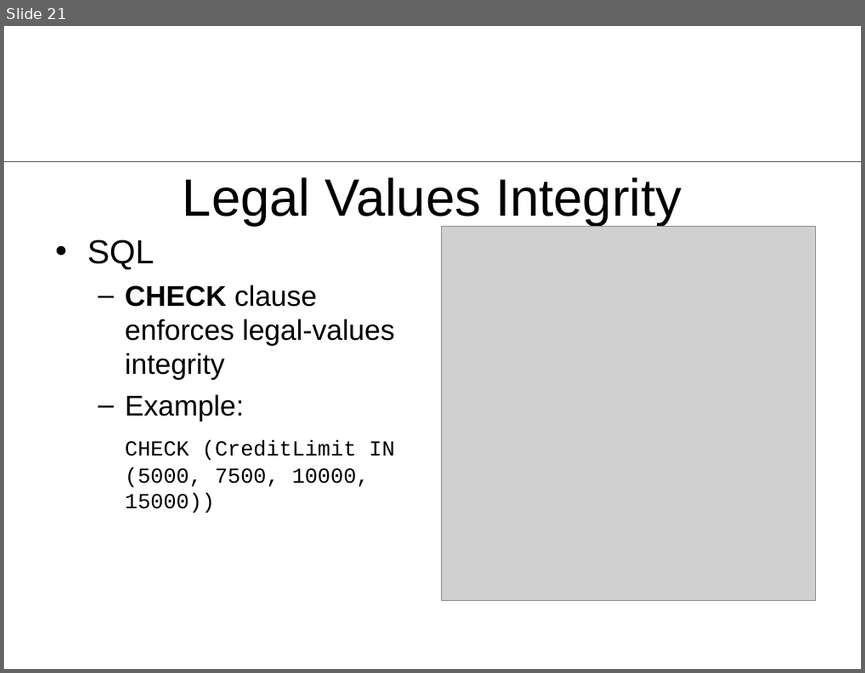
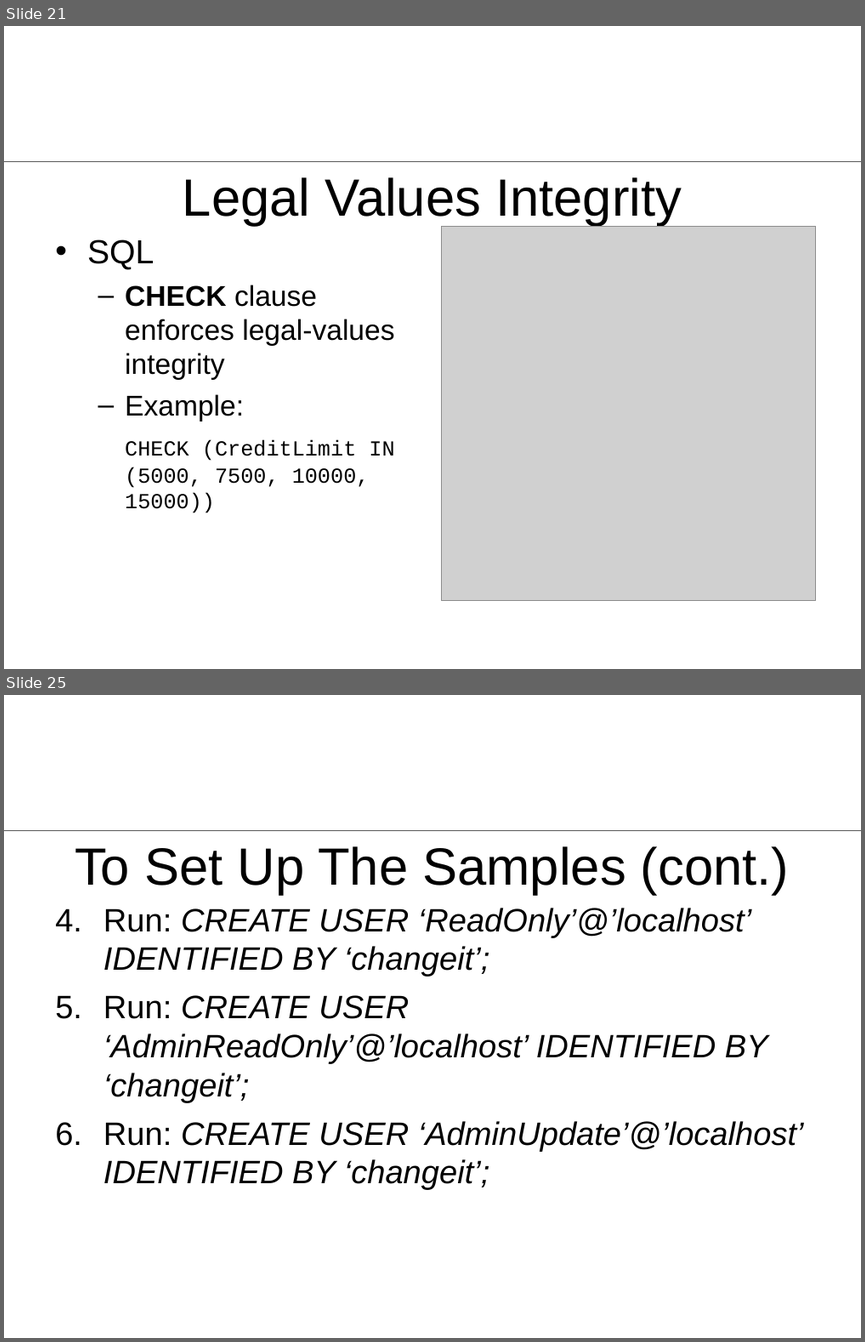
Before and after one commit to rhildred/ActiveRecord, a slide deck: docs/ActiveRecord.ppt. Shown one above the other, each under a label of ours: slide 21 before the commit, slides 21 and 25 after it; the slides between them are not shown. The pictures are 865x673 and 865x1342 pixels, drawn with LibreOffice and Linux fonts; fonts in the diff are those of the drawing; grey boxes stand for pictures; background and template pictures are left out. Boxes give left, top, right and bottom in pixels: in the first picture for what was removed or moved away, otherwise in the second. Text is boxed around its words. In the diff, an @@ line names an element or a change of style, - is before the commit and + after.

```diff
--- a/docs/ActiveRecord.ppt
+++ b/docs/ActiveRecord.ppt
@@ slide 25 added at bbox=[4, 695, 861, 1338], background #FFFFFF; not listed: 1 template element that a slide beside it also shows @@
@@ title added at bbox=[75, 846, 789, 895], 44 pt, text #000000 @@
+To Set Up The Samples (cont.)
@@ text added at bbox=[103, 907, 804, 1190], 27.2 pt, text #000000, italic @@
+4. Run: CREATE USER ‘ReadOnly’@’localhost’ IDENTIFIED BY ‘changeit’;
+5. Run: CREATE USER ‘AdminReadOnly’@’localhost’ IDENTIFIED BY ‘changeit’;
+6. Run: CREATE USER ‘AdminUpdate’@’localhost’ IDENTIFIED BY ‘changeit’;
```
Also in this commit, not shown: 1 slide changed, 8 other slides added, 3 other files.
